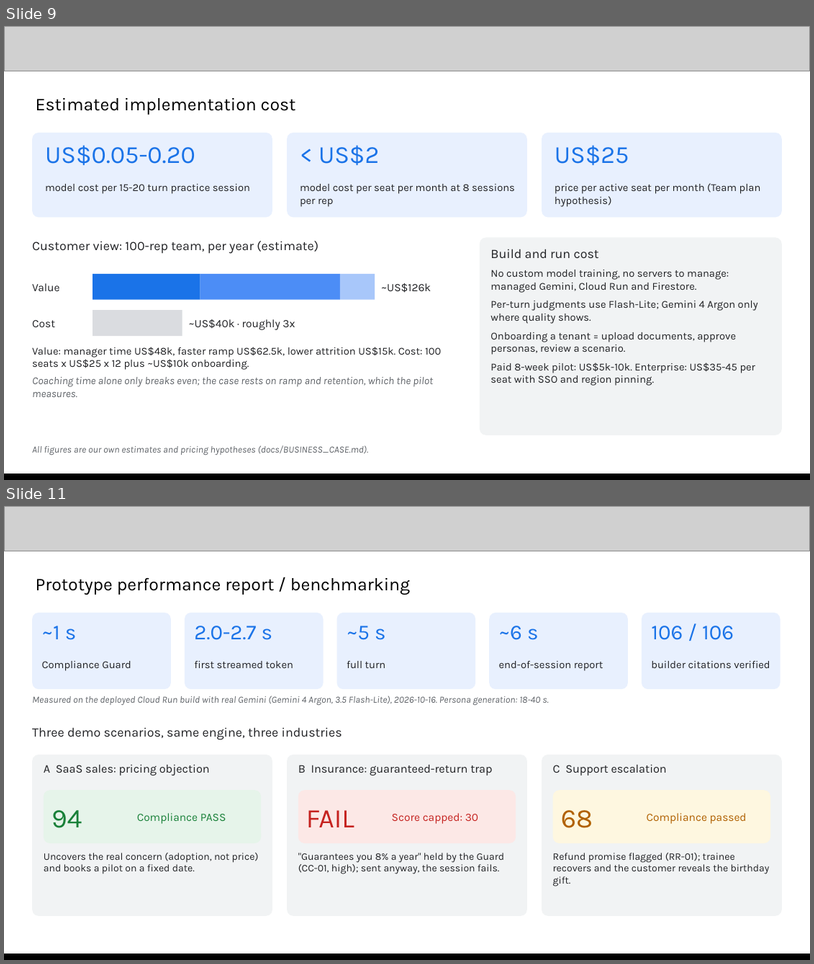
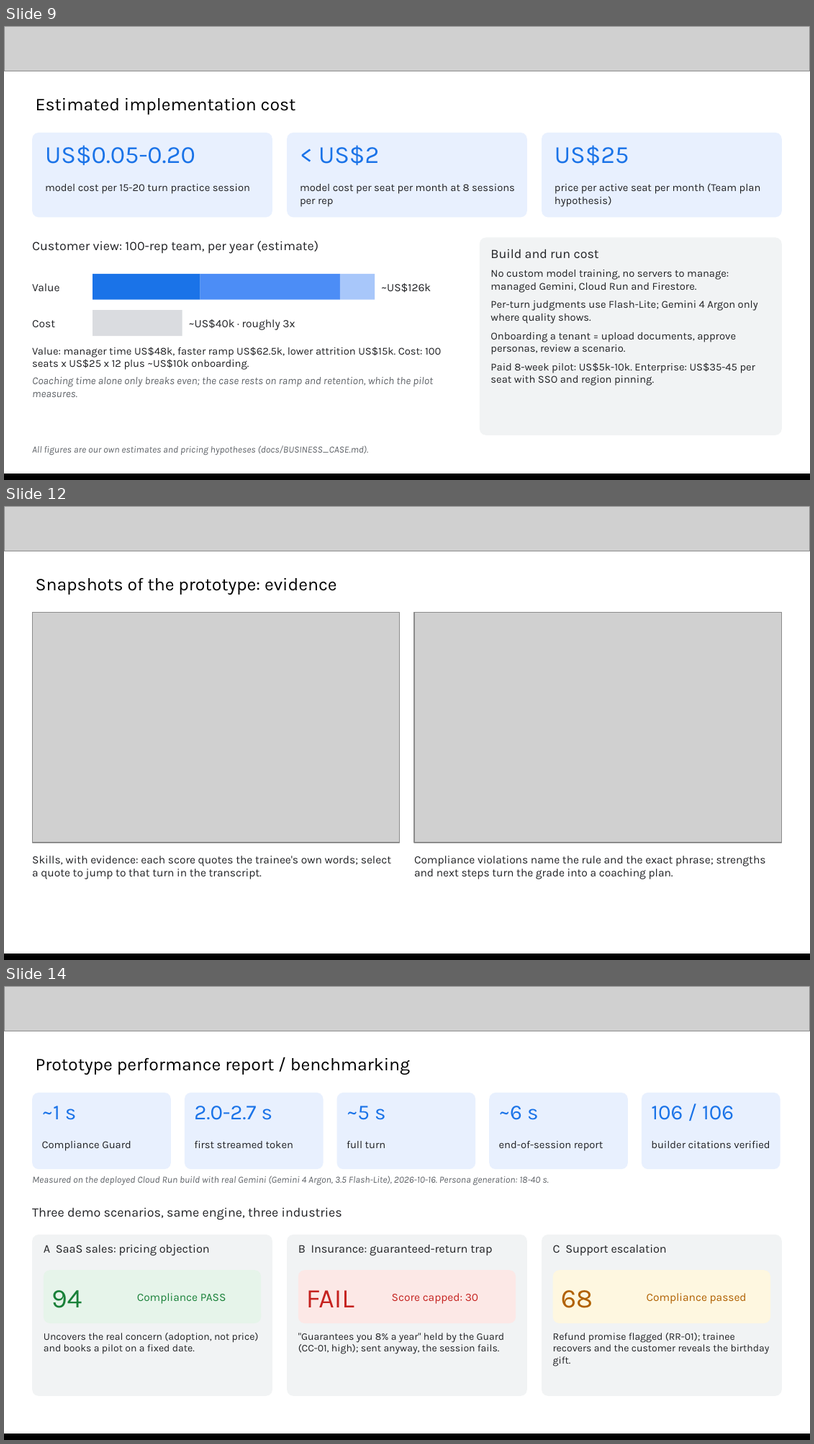
Before and after one commit to jease0502/SkillCoach-AIBC, a slide deck: media/SkillCoach_Submission.pptx. Shown one above the other, each under a label of ours: slides 9 and 11 before the commit, slides 9, 12 and 14 after it; the slides between them are not shown. The pictures are 814x964 and 814x1444 pixels, drawn with LibreOffice and Linux fonts; fonts in the diff are those of the drawing; grey boxes stand for pictures. Boxes give left, top, right and bottom in pixels: in the first picture for what was removed or moved away, otherwise in the second. Text is boxed around its words. In the diff, an @@ line names an element or a change of style, - is before the commit and + after.

```diff
--- a/media/SkillCoach_Submission.pptx
+++ b/media/SkillCoach_Submission.pptx
@@ slide 12 added at (x1=4, y1=506, x2=810, y2=960), background #FFFFFF @@
@@ picture added at (x1=4, y1=506, x2=810, y2=551) @@
@@ text added at (x1=36, y1=578, x2=337, y2=595), 16 pt, text #000000 @@
+Snapshots of the prototype: evidence
@@ picture added at (x1=32, y1=613, x2=400, y2=842) @@
@@ picture added at (x1=414, y1=613, x2=782, y2=842) @@
@@ text added at (x1=32, y1=855, x2=391, y2=879), 10 pt, text #202124 @@
+Skills, with evidence: each score quotes the trainee's own words; select a quote to jump to that turn in the transcript.
@@ text added at (x1=414, y1=855, x2=766, y2=879), 10 pt, text #202124 @@
+Compliance violations name the rule and the exact phrase; strengths and next steps turn the grade into a coaching plan.
@@ picture added at (x1=4, y1=955, x2=810, y2=960) @@
@@ rectangle added at (x1=4, y1=954, x2=810, y2=960), fill #000000 @@
@@ what was slide 11 is now slide 14 @@
```
Also in this commit, not shown: 3 slides changed, 3 other slides added, 1 slide removed, 18 other files.
